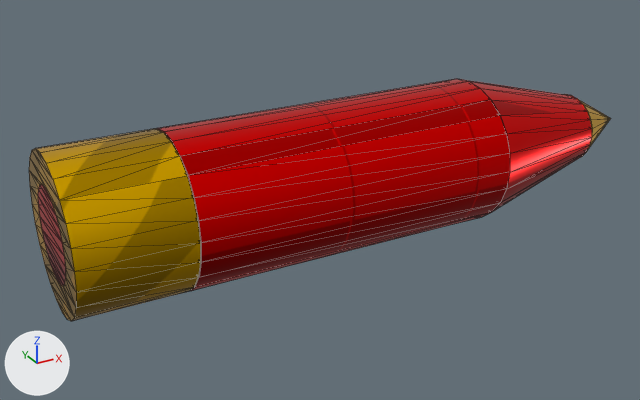
One commit to the glTF model src/assets/models/bullet.glb: the scene before it, then after it.
Both versions are drawn from a 50 mm camera at (-0.383, -0.596, 1.759) aimed at (-0.048, 0.013, 1.455). Lighting does not change. The marker at lower left points along +X, +Y and +Z. Mesh edges are drawn as thin lines. Vertices at the same position are counted once.

In view in the first picture: 'mergedBlocks(Clone)'.
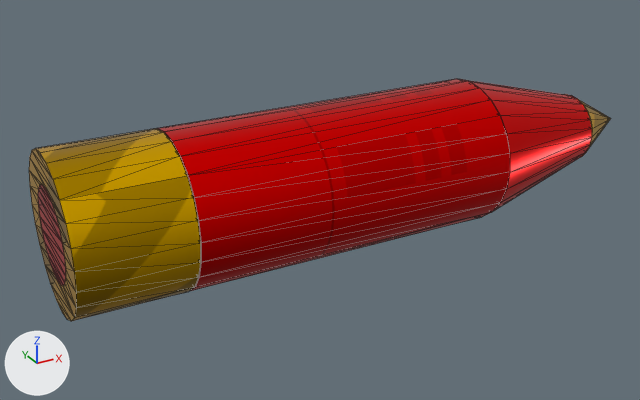
Where the newer file only moved an object's origin or applied its transform, the numbers keep the older frame.

Pixel boxes [x1, y1, x2, y2] of what changed, in the pictures (640 x 400 px; the box of a moved part takes in the faces that stretch with it):
'mergedBlocks(Clone)', surface changed, reshaped: [29, 79, 611, 321] in both
part 1 of me_mesh_0, moved or reshaped: [32, 204, 74, 316] in both
part 2 of me_mesh_0, surface changed: [29, 79, 608, 321] in both

Patch to the scene script:
```diff
--- a/src/assets/models/bullet.glb.py
+++ b/src/assets/models/bullet.glb.py
@@ mat_custom2_clone @@
 n4 = _N.new('ShaderNodeMapping'); n4.name = 'Mapping'
-n4.inputs[3].default_value = (2.0, 2.0, 1.0)  # 'Scale'
+n4.inputs[3].default_value = (17.61, 50.83, 1.0)  # 'Scale'
+n4.inputs[1].default_value = (-0.275, -48.28, 0.0)  # 'Location'
 n5 = _N.new('ShaderNodeUVMap'); n5.name = 'UV Map'
@@ mat_custom1_clone @@
 n4 = _N.new('ShaderNodeMapping'); n4.name = 'Mapping'
-n4.inputs[3].default_value = (2.0, 2.0, 1.0)  # 'Scale'
+n4.inputs[3].default_value = (17.61, 50.83, 1.0)  # 'Scale'
+n4.inputs[1].default_value = (-0.275, -48.28, 0.0)  # 'Location'
 n5 = _N.new('ShaderNodeUVMap'); n5.name = 'UV Map'
@@ me_mesh_0 @@
 me_mesh_0.from_pydata(...)  # 288 vertices, 560 faces; spans x -0.275..0.273, y -0.063..0.063, z 1.417..1.543
 # used by ob_mergedblocks_clone; location = (0.0, 0.0, 0.0)
+# me_mesh_0 part 1
+# 2 vertices are removed from x -0.275, y 0.0..0.038, z 1.442..1.48
+# 22 faces are deleted
+# 2 vertices are added at (-0.275, 0.037, 1.48), (-0.275, 0.0, 1.443)
+# 12 new faces join them, mat_custom2_clone
+# 10 new faces join them, mat_custom1_clone
+# me_mesh_0 part 2: 534 kept faces spanning x -0.275..0.273, y -0.063..0.063, z 1.417..1.543 get new texture (UV) coordinates
 me_mesh_0.materials.append(mat_custom2_clone)
```
